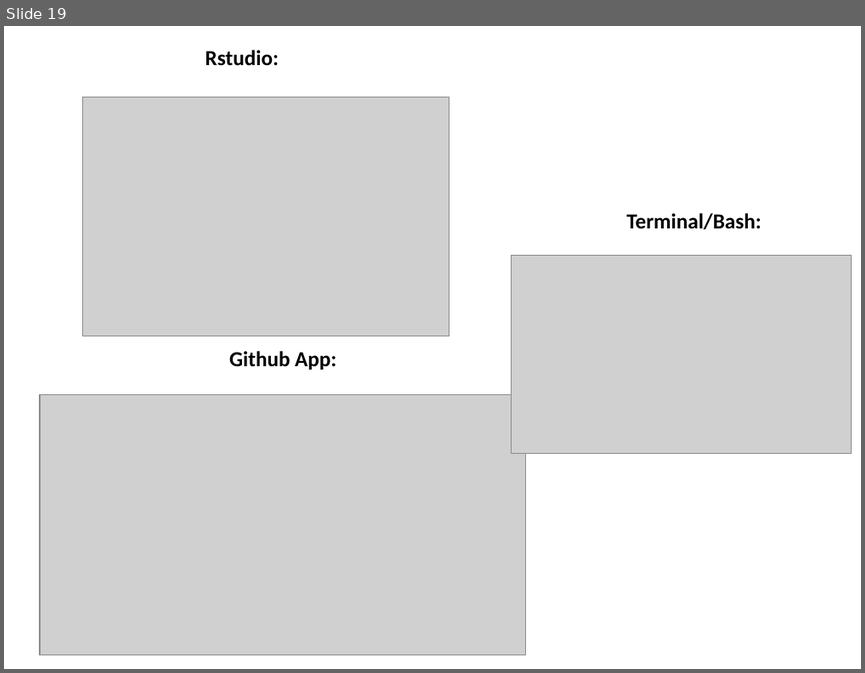
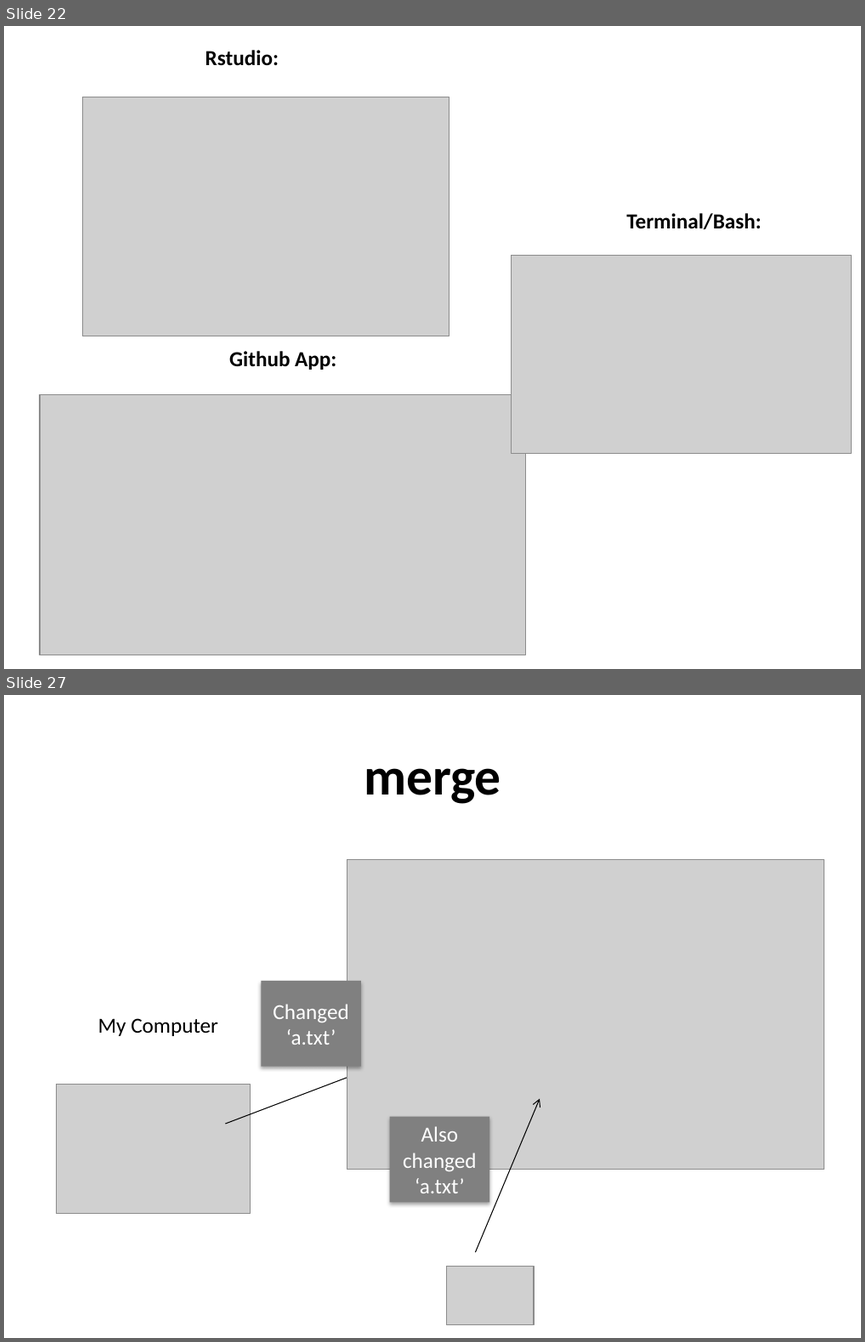
Before and after one commit to erindb/bootcamp, a slide deck: git_group1.pptx. Shown one above the other, each under a label of ours: slide 19 before the commit, slides 22 and 27 after it; the slides between them are not shown. The pictures are 865x673 and 865x1342 pixels, drawn with LibreOffice and Linux fonts; fonts in the diff are those of the drawing; grey boxes stand for pictures. Boxes give left, top, right and bottom in pixels: in the first picture for what was removed or moved away, otherwise in the second. Text is boxed around its words. In the diff, an @@ line names an element or a change of style, - is before the commit and + after.

```diff
--- a/git_group1.pptx
+++ b/git_group1.pptx
@@ slide 27 added at box(4, 695, 861, 1338), background #FFFFFF @@
@@ title added at box(364, 768, 501, 804), 44 pt, text #000000, bold @@
+merge
@@ picture added at box(347, 860, 824, 1169) @@
@@ rectangle added at box(261, 981, 361, 1066), fill #808080, 18 pt, text #FFFFFF @@
+Changed ‘a.txt’
@@ text added at box(98, 1018, 218, 1036), 18 pt, text #000000 @@
+My Computer
@@ arrow added from (225, 1123) to (432, 1044), #000000 0.75 pt @@
@@ picture added at box(56, 1084, 250, 1213) @@
@@ arrow added from (475, 1252) to (540, 1099), #000000 0.75 pt @@
@@ rectangle added at box(390, 1117, 490, 1202), fill #808080, 18 pt, text #FFFFFF @@
+Also changed
+‘a.txt’
@@ picture added at box(447, 1266, 534, 1325) @@
@@ what was slide 19 is now slide 22 @@
```
Also in this commit, not shown: 8 other slides added, 5 slides removed.
